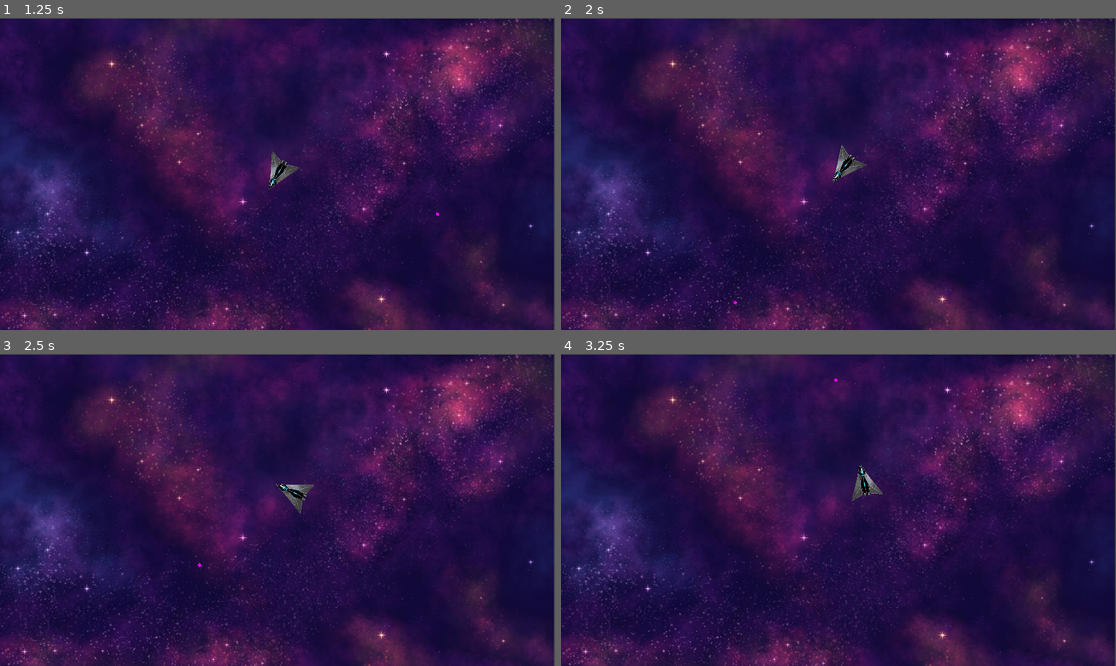
Above: before the commit, frames 1-4 (two rows, left to right).
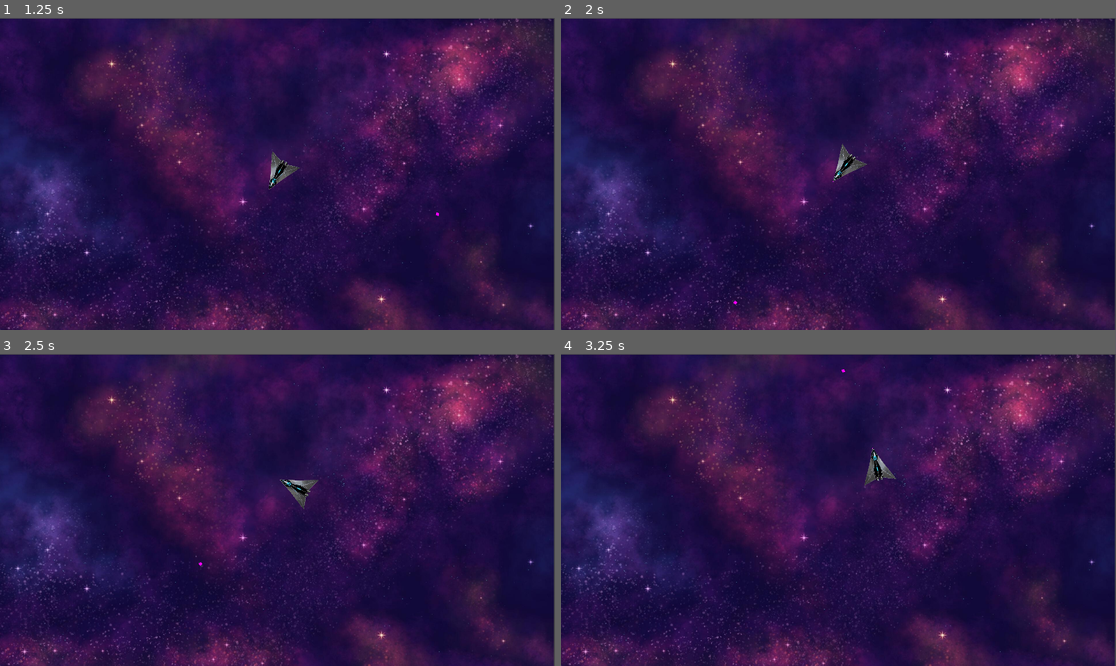
Above: after the commit, the same moments.

Repository: bradh11/Astro-Blaster-Godot
Game: Godot game, scene res://level1/level1.tscn
Two runs of this game, one before a commit and one after it. Both use one fixed random seed, a clock stepped at 60 frames per second and the inputs below.
Inputs:
- Up to frame 1 (1.25 s): tap Enter at 0.5 s; hold Right (rotate_right) from 0.53 s (still down); tap Space (shoot) at 0.6 s
- Up to frame 2 (2 s): release Right (rotate_right) at 1.28 s; hold Down (thrust_backward) from 1.28 s (still down); tap Space (shoot) at 1.35 s
- Up to frame 3 (2.5 s): release Down (thrust_backward) at 2.03 s; hold Right (rotate_right) from 2.03 s (still down); tap Space (shoot) at 2.1 s
- Up to frame 4 (3.25 s): release Right (rotate_right) at 2.78 s; hold Down (thrust_backward) from 2.78 s (still down); tap Space (shoot) at 2.85 s

Frame 1 is identical in both runs. In frame 2, 0.1% of the frame differs, in the area x 48-56%, y 40-53%; in frame 3, 0.4%; in frame 4, 0.6%, in the area x 11-61%, y 4-100%.

Commit message:
fix linting issue with apply_movement unused delta. added max speed handling for rocket

Diff:
--- a/rocket2/char_rocket2.gd
+++ b/rocket2/char_rocket2.gd
@@ -1,6 +1,7 @@
 extends CharacterBody2D
 
 var max_thrust: float = 500.0
+var max_speed: float = 400.0  # Define the maximum speed
 var rotation_speed: float = 3.0
 var gravity_transition_speed: float = 2.0  # Control the speed of gravity transition
 
@@ -76,6 +77,10 @@
 		current_thrust = 0
 		thrust_particles.emitting = false
 
+	# Clamp the velocity to the maximum speed
+	if velocity.length() > max_speed:
+		velocity = velocity.normalized() * max_speed
+
 func handle_shooting() -> void:
 	if Input.is_action_just_pressed("shoot"):
 		print("shooting")
@@ -87,7 +92,7 @@
 	thrust_particles.gravity = current_gravity
 
 func apply_movement(delta: float) -> void:
-	velocity *= 0.99  # Apply friction
+	velocity *= pow(0.99, delta)  # Apply friction adjusted by delta
 	move_and_slide()
 
 func create_color_ramp() -> Gradient:
Not shown: 2 places in rocket2/char_rocket_2.tscn that only renumber resources
Not shown: 2 places in weapon_default/obj_bullet_default.tscn that only renumber resources
Not shown: 1 places in weapon_default/obj_weapon_default.tscn that only renumber resources
